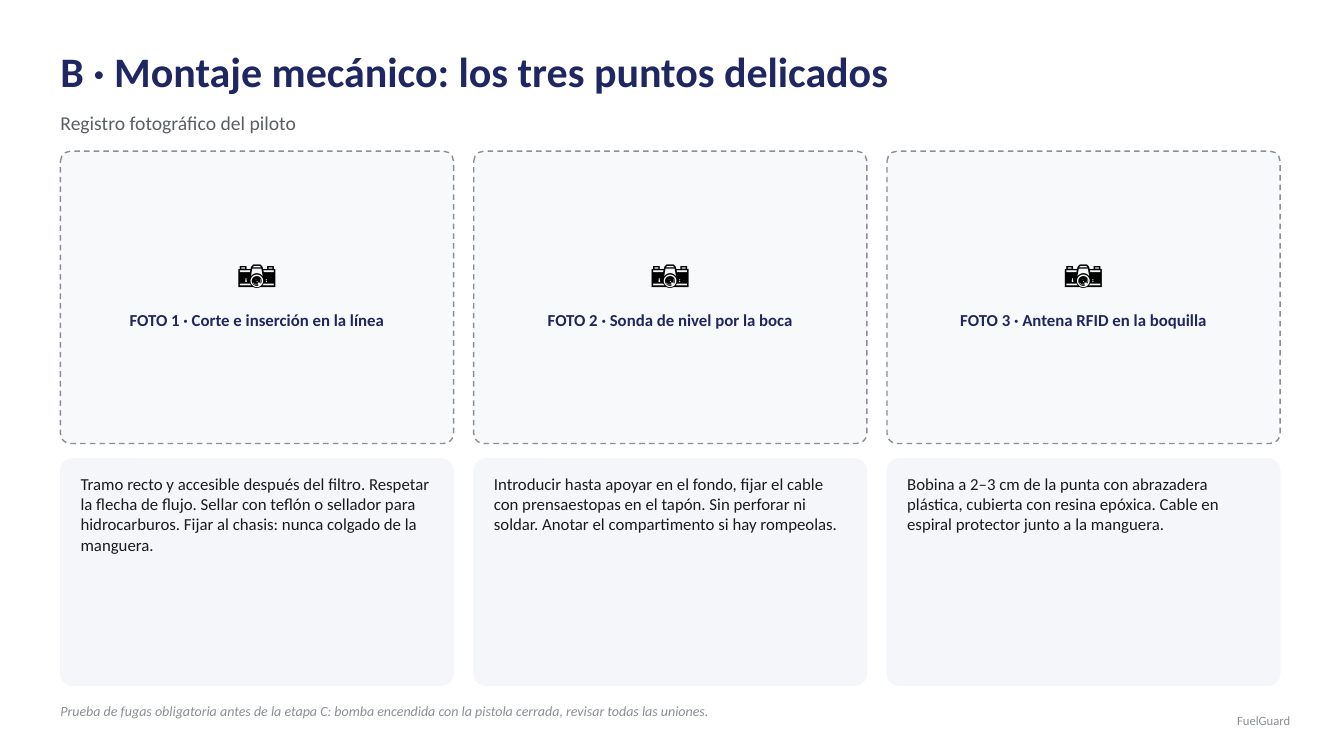
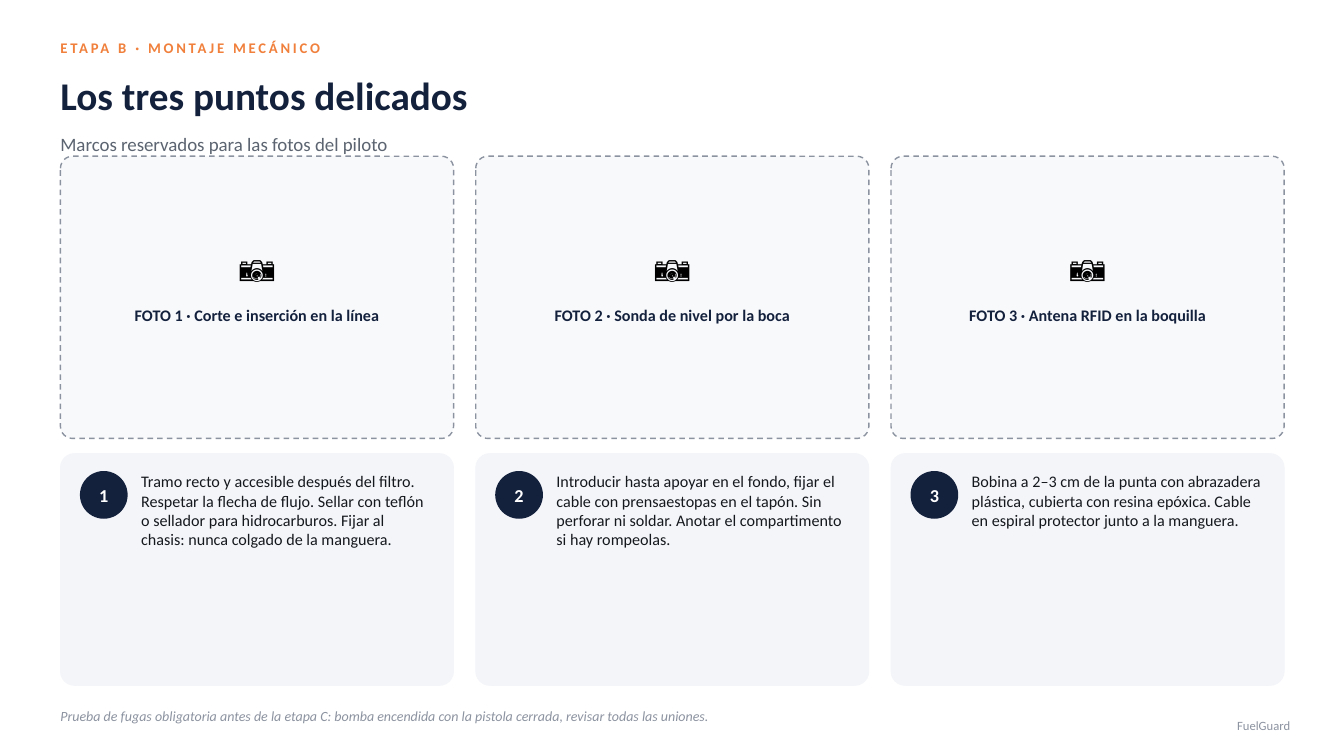
Before and after one commit to ESZO1989/FUELGUARD, a slide deck: slide 11 of docs/presentaciones/FuelGuard-Guia-Instalacion.pptx (slide 8 before the commit). Drawn at 1344x756 pixels with LibreOffice and Linux fonts; fonts in the diff are those of the drawing. Boxes give left, top, right and bottom in pixels: in the first picture for what was removed or moved away, otherwise in the second. Text is boxed around its words. In the diff, an @@ line names an element or a change of style, - is before the commit and + after.

```diff
--- a/docs/presentaciones/FuelGuard-Guia-Instalacion.pptx
+++ b/docs/presentaciones/FuelGuard-Guia-Instalacion.pptx
@@ text added at <box>118,43,126,53</box>, 10.5 pt, text #F0803C, bold @@
+ETAPA B · MONTAJE MECÁNICO
@@ text at <box>60,82,467,116</box>: text changed; size 30 to 28 pt; text colour #1E2761 to #14213D @@
-B · Montaje mecánico: los tres puntos delicados
+Los tres puntos delicados
@@ text at <box>60,138,388,157</box>: text changed; size 14 to 13.5 pt; text colour #5A5F66 to #5B6470 @@
-Registro fotográfico del piloto
+Marcos reservados para las fotos del piloto
@@ rounded rectangle: place and size @@
-rounded rectangle at <box>60,151,454,444</box>
+rounded rectangle at <box>60,156,454,439</box>
@@ rounded rectangle: place and size @@
-rounded rectangle at <box>474,151,867,444</box>
+rounded rectangle at <box>476,156,869,439</box>
@@ outline #8A8F96 1 pt dashed to #8C93A0 1 pt dashed; proportions changed in 3 elements at <box>60,156,454,439</box>, <box>476,156,869,439</box>, <box>891,156,1285,439</box> @@
@@ rounded rectangle: place and size @@
-rounded rectangle at <box>887,151,1280,444</box>
+rounded rectangle at <box>891,156,1285,439</box>
@@ size 28 to 26 pt in 3 elements at <box>60,237,454,297</box>, <box>476,237,869,297</box>, <box>891,237,1285,297</box> @@
@@ size 12 to 11.5 pt, text colour #1E2761 to #14213D in 3 elements at <box>135,309,379,321</box>, <box>555,309,790,324</box>, <box>969,309,1205,324</box> @@
@@ rounded rectangle: place and size @@
-rounded rectangle at <box>60,459,454,686</box>
+rounded rectangle at <box>60,454,454,686</box>
@@ ellipse added at <box>81,472,127,518</box>, fill #14213D, outline #14213D 1 pt @@
@@ text "Tramo recto y accesible después ...": place and size @@
-text "Tramo recto y accesible después ..." at <box>81,478,429,554</box>
+text "Tramo recto y accesible después ..." at <box>141,475,424,548</box>
@@ rounded rectangle: place and size @@
-rounded rectangle at <box>474,459,867,686</box>
+rounded rectangle at <box>476,454,869,686</box>
@@ ellipse added at <box>496,472,542,518</box>, fill #14213D, outline #14213D 1 pt @@
@@ text "Introducir hasta apoyar en el ...": place and size @@
-text "Introducir hasta apoyar en el ..." at <box>494,478,836,533</box>
+text "Introducir hasta apoyar en el ..." at <box>556,475,842,548</box>
@@ fill #F4F6F9 to #F3F5F9; outline #F4F6F9 0.5 pt to #F3F5F9 0.5 pt; proportions changed in 3 elements at <box>60,454,454,686</box>, <box>476,454,869,686</box>, <box>891,454,1285,686</box> @@
@@ rounded rectangle: place and size @@
-rounded rectangle at <box>887,459,1280,686</box>
+rounded rectangle at <box>891,454,1285,686</box>
@@ ellipse added at <box>911,472,958,518</box>, fill #14213D, outline #14213D 1 pt @@
@@ size 12 to 11.5 pt, text colour #1B1B1B to #15181D; more space between paragraphs in 3 elements at <box>141,475,424,548</box>, <box>556,475,842,548</box>, <box>972,475,1261,529</box> @@
@@ text "Bobina a 2–3 cm de ...": place and size @@
-text "Bobina a 2–3 cm de ..." at <box>907,478,1218,533</box>
+text "Bobina a 2–3 cm de ..." at <box>972,475,1261,529</box>
@@ text added at <box>99,490,108,502</box>, 13 pt, text #FFFFFF, bold @@
+1
@@ text added at <box>514,490,523,502</box>, 13 pt, text #FFFFFF, bold @@
+2
@@ text added at <box>930,490,939,502</box>, 13 pt, text #FFFFFF, bold @@
+3
@@ text "Prueba de fugas obligatoria antes ..." at <box>60,711,709,724</box>: text colour #8A8F96 to #8C93A0 @@
@@ text "FuelGuard" at <box>1237,721,1290,730</box>: text colour #8A8F96 to #8C93A0 @@
```
Also in this commit, not shown: 16 other slides changed, 10 slides added, 9 other files.
